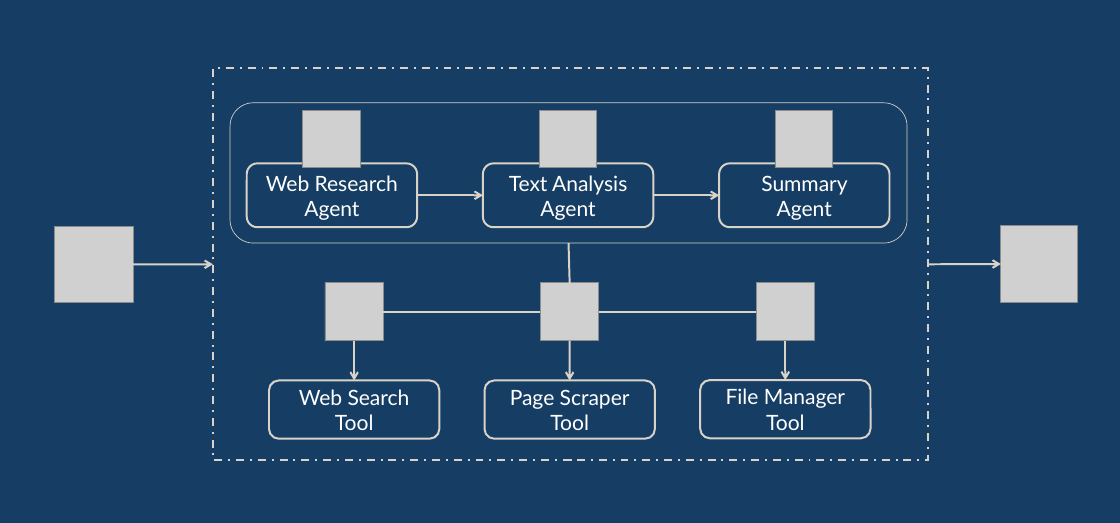
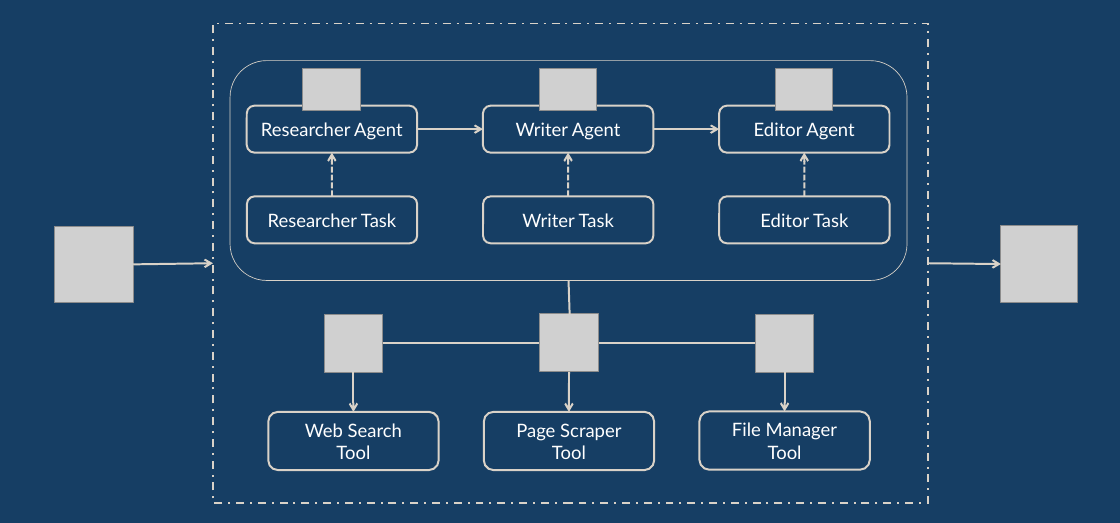
Before and after one commit to DARIF-YS/portfolio, a slide deck: slide 2 of images/projects/Presentation1.pptx. Drawn at 1120x523 pixels with LibreOffice and Linux fonts; fonts in the diff are those of the drawing; grey boxes stand for pictures. Boxes give left, top, right and bottom in pixels: in the first picture for what was removed or moved away, otherwise in the second. Text is boxed around its words. In the diff, an @@ line names an element or a change of style, - is before the commit and + after.

```diff
--- a/images/projects/Presentation1.pptx
+++ b/images/projects/Presentation1.pptx
@@ rectangle: place and size @@
-rectangle at (213, 68, 928, 460)
+rectangle at (213, 24, 928, 503)
@@ rounded rectangle: place and size @@
-rounded rectangle at (230, 102, 908, 243)
+rounded rectangle at (230, 61, 908, 281)
@@ picture: place and size @@
-picture at (303, 110, 360, 168)
+picture at (303, 68, 360, 111)
@@ picture: place and size @@
-picture at (540, 110, 597, 168)
+picture at (540, 68, 597, 111)
@@ picture: place and size @@
-picture at (776, 110, 834, 168)
+picture at (776, 68, 834, 111)
@@ rounded rectangle "Researcher Agent": place and size @@
-rounded rectangle "Researcher Agent" at (247, 163, 417, 227)
+rounded rectangle "Researcher Agent" at (247, 105, 417, 153)
@@ rounded rectangle "Writer Agent": place and size @@
-rounded rectangle "Writer Agent" at (483, 163, 653, 227)
+rounded rectangle "Writer Agent" at (483, 105, 653, 153)
@@ rounded rectangle "Editor Agent": place and size @@
-rounded rectangle "Editor Agent" at (719, 163, 890, 227)
+rounded rectangle "Editor Agent" at (719, 105, 890, 153)
@@ text in rounded rectangle at (261, 122, 403, 140): text changed; size 16 to 14 pt @@
-Web Research Agent
+Researcher Agent
@@ arrow moved from (417, 195) - (483, 195) to (417, 129) - (483, 129) @@
@@ text in rounded rectangle at (516, 122, 621, 140): text changed; size 16 to 14 pt @@
-Text Analysis Agent
+Writer Agent
@@ arrow moved from (653, 195) - (719, 195) to (653, 129) - (719, 129) @@
@@ text in rounded rectangle at (754, 122, 855, 140): text changed; size 16 to 14 pt @@
-Summary Agent
+Editor Agent
@@ arrow added from (332, 196) to (332, 153), #D9D2C8 1.5 pt dashed @@
@@ arrow added from (568, 196) to (568, 153), #D9D2C8 1.5 pt dashed @@
@@ arrow added from (804, 196) to (804, 153), #D9D2C8 1.5 pt dashed @@
@@ rounded rectangle added at (247, 196, 417, 244), outline #D9D2C8 1.5 pt, 14 pt, text #FFFFFF @@
+Researcher Task
@@ rounded rectangle added at (483, 196, 653, 244), outline #D9D2C8 1.5 pt, 14 pt, text #FFFFFF @@
+Writer Task
@@ rounded rectangle added at (719, 196, 890, 244), outline #D9D2C8 1.5 pt, 14 pt, text #FFFFFF @@
+Editor Task
@@ line moved from (569, 243) - (570, 283) to (569, 281) - (570, 314) @@
@@ 3 pictures, 3 rounded rectangles, 3 arrows, 1 line: place and size @@
-3 pictures, 3 rounded rectangles, 3 arrows, 1 line at (269, 283, 871, 438)
+3 pictures, 3 rounded rectangles, 3 arrows, 1 line at (268, 314, 871, 469)
@@ size 16 to 14 pt in 3 elements at (700, 412, 871, 469), (268, 412, 439, 469), (484, 412, 654, 469) @@
```
Also in this commit, not shown: 10 other files.
